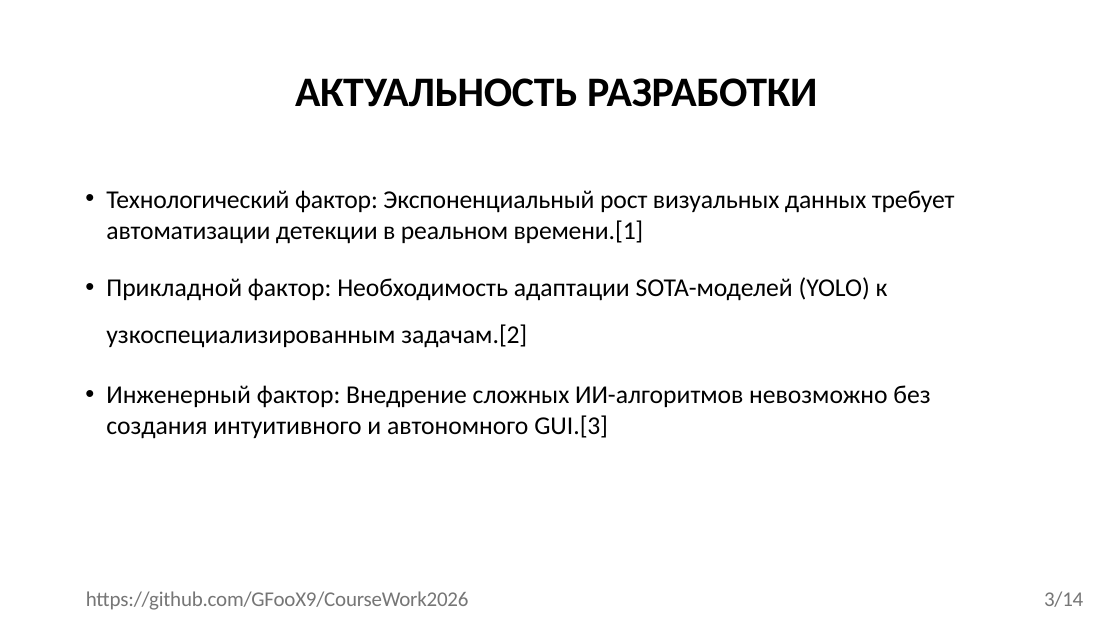
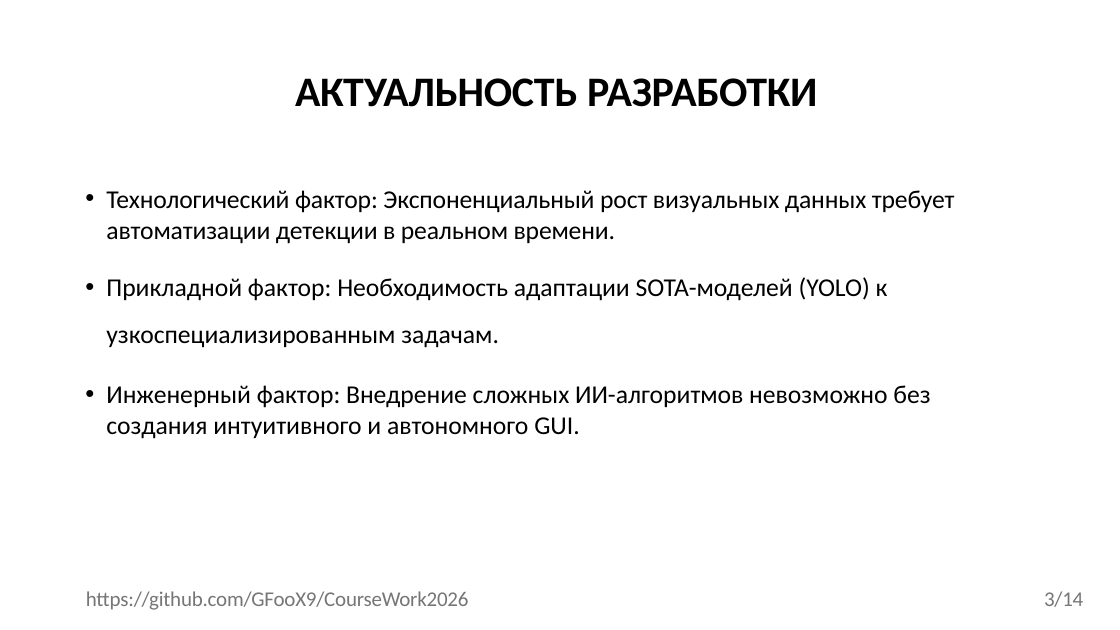
Before and after one commit to GFooX9/CourseWork2026, a slide deck: slide 3 of Documentation/Official documents/PPTX/Презентация курсовой работы.pptx. Drawn at 1120x630 pixels with LibreOffice and Linux fonts; fonts in the diff are those of the drawing. Boxes give left, top, right and bottom in pixels: in the first picture for what was removed or moved away, otherwise in the second. Text is boxed around its words. In the diff, an @@ line names an element or a change of style, - is before the commit and + after.

```diff
--- a/Documentation/Official documents/PPTX/Презентация курсовой работы.pptx
+++ b/Documentation/Official documents/PPTX/Презентация курсовой работы.pptx
@@ text at (106, 190, 955, 439): text changed @@
-• Технологический фактор: Экспоненциальный рост визуальных данных требует автоматизации детекции в реальном времени.[1]
-• Прикладной фактор: Необходимость адаптации SOTA-моделей (YOLO) к узкоспециализированным задачам.[2]
-• Инженерный фактор: Внедрение сложных ИИ-алгоритмов невозможно без создания интуитивного и автономного GUI.[3]
+• Технологический фактор: Экспоненциальный рост визуальных данных требует автоматизации детекции в реальном времени.
+• Прикладной фактор: Необходимость адаптации SOTA-моделей (YOLO) к узкоспециализированным задачам.
+• Инженерный фактор: Внедрение сложных ИИ-алгоритмов невозможно без создания интуитивного и автономного GUI.
```
Also in this commit, not shown: 9 other slides changed, 2 slides added, 1 slide removed, 7 other files.
